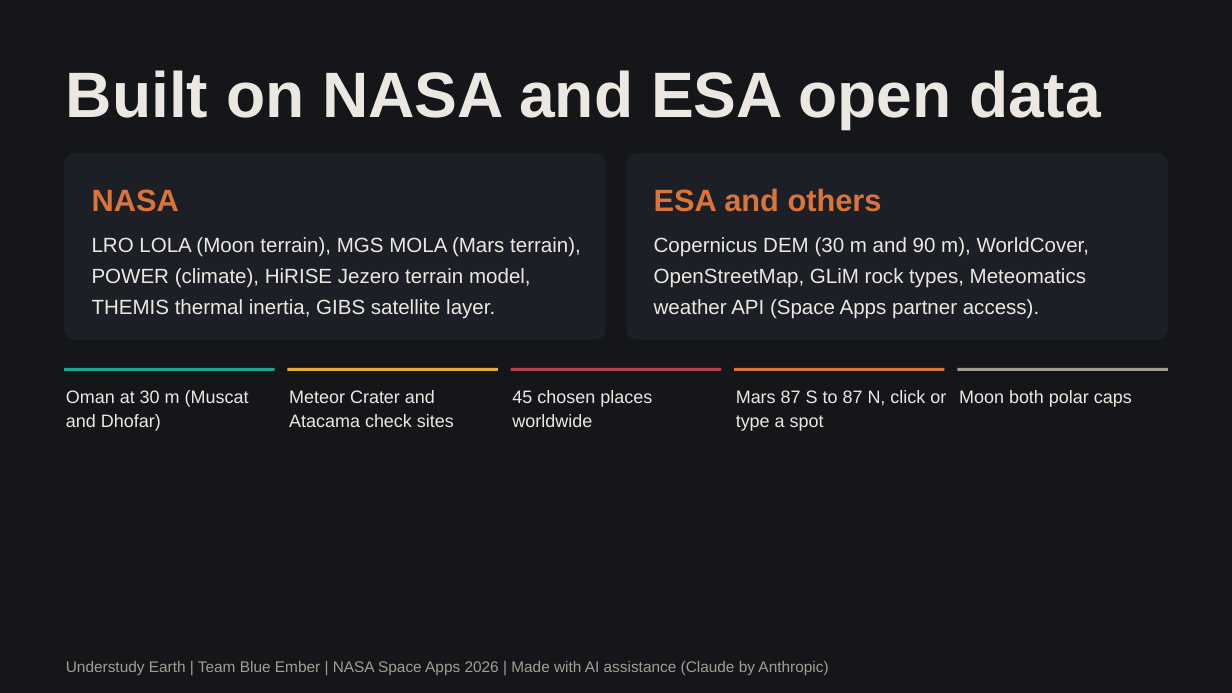
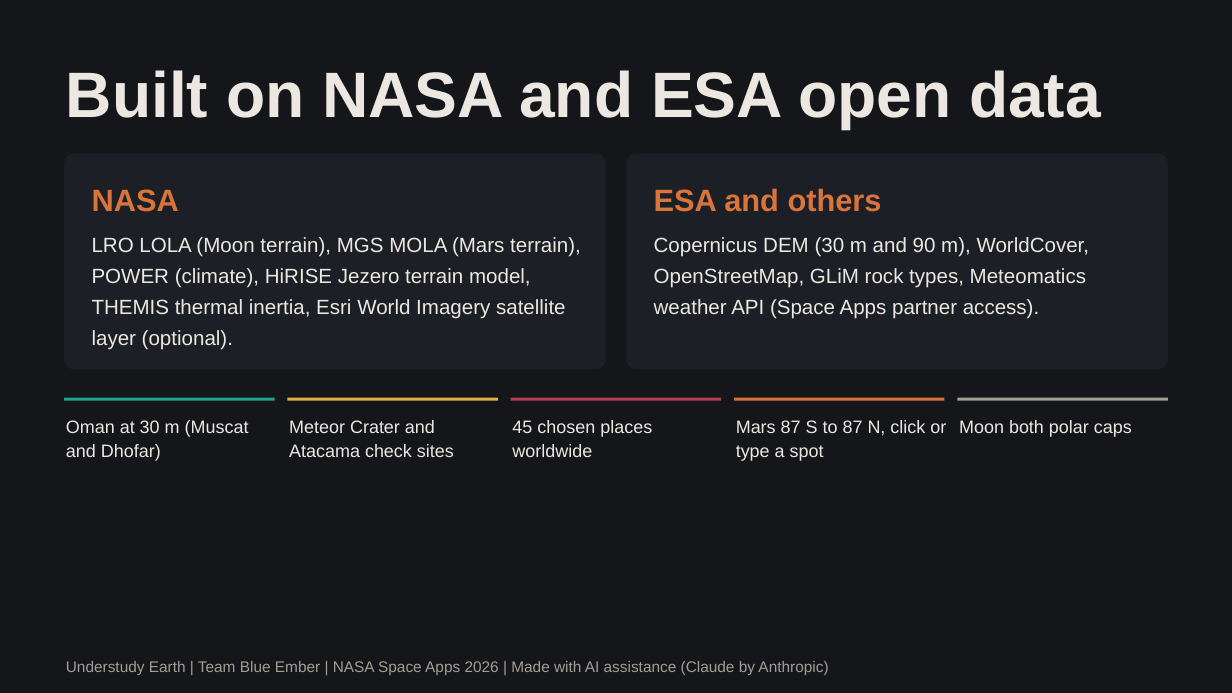
Before and after one commit to SamarAlHadhrami/understudy-earth, a slide deck: slide 5 of docs/Understudy-Earth-deck.pptx. Drawn at 1232x693 pixels with LibreOffice and Linux fonts; fonts in the diff are those of the drawing. Boxes give left, top, right and bottom in pixels: in the first picture for what was removed or moved away, otherwise in the second. Text is boxed around its words. In the diff, an @@ line names an element or a change of style, - is before the commit and + after.

Commit message:
update slide deck

```diff
--- a/docs/Understudy-Earth-deck.pptx
+++ b/docs/Understudy-Earth-deck.pptx
@@ rounded rectangle: place and size @@
-rounded rectangle at bbox=[64, 153, 606, 339]
+rounded rectangle at bbox=[64, 153, 606, 370]
@@ rounded rectangle at bbox=[64, 153, 606, 370]: proportions changed @@
@@ rounded rectangle at bbox=[626, 153, 1168, 370]: proportions changed @@
@@ rounded rectangle: place and size @@
-rounded rectangle at bbox=[626, 153, 1168, 339]
+rounded rectangle at bbox=[626, 153, 1168, 370]
@@ text at bbox=[92, 237, 581, 350]: text changed @@
-LRO LOLA (Moon terrain), MGS MOLA (Mars terrain), POWER (climate), HiRISE Jezero terrain model, THEMIS thermal inertia, GIBS satellite layer.
+LRO LOLA (Moon terrain), MGS MOLA (Mars terrain), POWER (climate), HiRISE Jezero terrain model, THEMIS thermal inertia, Esri World Imagery satellite layer (optional).
@@ 5 texts, 5 rectangles: place and size @@
-5 texts, 5 rectangles at bbox=[64, 368, 1168, 431]
+5 texts, 5 rectangles at bbox=[64, 397, 1168, 461]
```
Also in this commit, not shown: 1 other slide changed.
